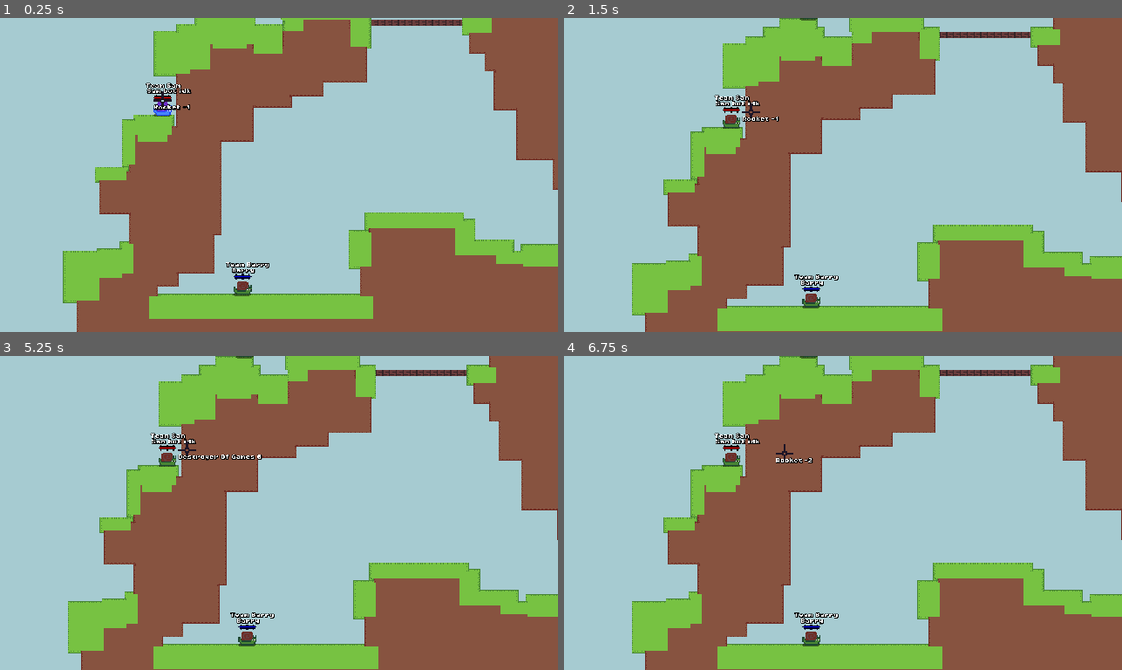
Above: before the commit, frames 1-4 (two rows, left to right).
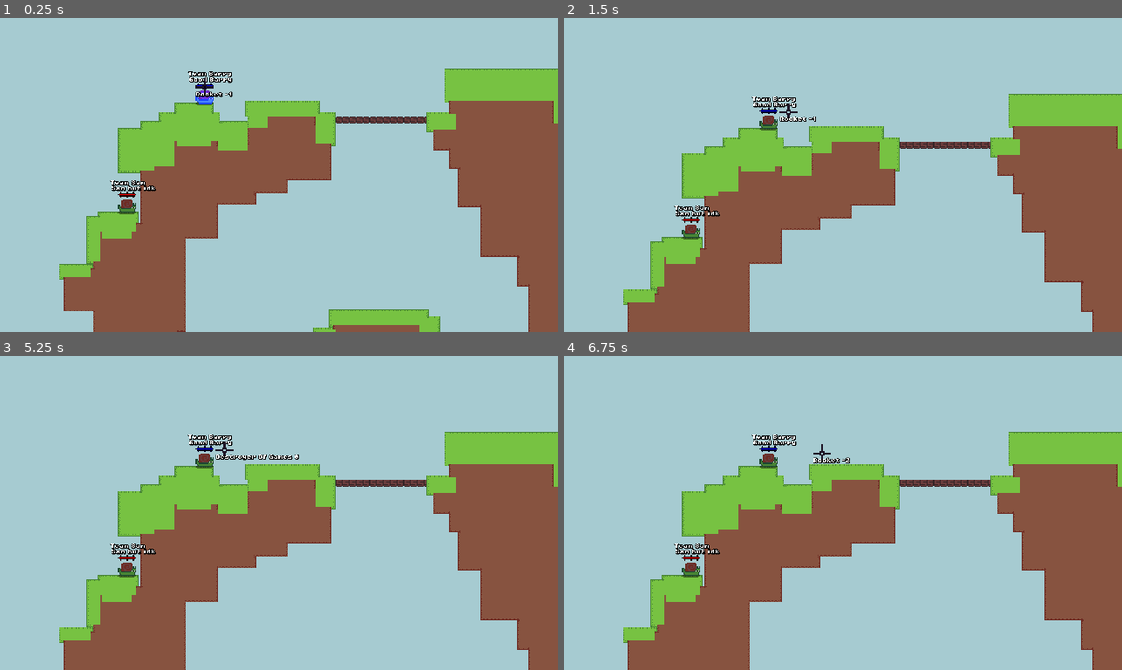
Above: after the commit, the same moments.

Repository: codingbanana21/Snail-Wars
Game: Godot game, scene res://scenes/game.tscn
The game is run twice, just before and just after one commit, with the same random seed, the same clock (stepped at 60 frames per second) and the same inputs.
Inputs (mouse positions are in pixels of both pictures, inside the frame that each line leads up to):
- Up to frame 1 (0.25 s): no input
- Up to frame 2 (1.5 s): tap Enter (skip) at 0.5 s; move the mouse to (870, 175) at 0.52 s; press the mouse at (870, 175) at 0.53 s; hold D (right) from 0.53 s (still down); tap W (jump) at 0.77 s; move the mouse to (815, 175) at 1.27 s; release the mouse at (815, 175) at 1.28 s; click (815, 175) at 1.35 s
- Up to frame 3 (5.25 s): tap W (jump) at 1.52, 3.02, 3.77, 4.52 s; tap Space at 2, 3.5, 5 s; move the mouse to (290, 506) at 2.02 s; release D (right) at 2.03 s; press the mouse at (290, 506) at 2.03 s; hold A (left) 2.03-2.78 s; tap Mouse wheel down (last_weapon) at 2.1, 5.1 s; tap Enter (skip) at 2.75, 4.25 s; move the mouse to (273, 519) at 2.77 s; release the mouse at (273, 519) at 2.78 s; hold D (right) 2.78-4.28 s; tap Mouse wheel up (next_weapon) at 2.85 s; click (273, 519) at 3.05 s; move the mouse to (323, 516) at 3.52 s; press the mouse at (323, 516) at 3.53 s; move the mouse to (234, 509) at 4.27 s; release the mouse at (234, 509) at 4.28 s; hold A (left) 4.28-5.03 s; click (234, 509) at 4.35 s; move the mouse to (284, 513) at 5.02 s; press the mouse at (284, 513) at 5.03 s; hold D (right) from 5.03 s (still down)
- Up to frame 4 (6.75 s): move the mouse to (820, 506) at 5.77 s; release D (right) at 5.78 s; release the mouse at (820, 506) at 5.78 s; hold A (left) from 5.78 s (still down); tap Mouse wheel up (next_weapon) at 5.85 s; tap W (jump) at 6.02 s; click (820, 506) at 6.05 s; move the mouse to (870, 513) at 6.52 s; press the mouse at (870, 513) at 6.53 s

The runs differ from the first frame. In frame 1, 49% of the frame differs, in the area x 10-100%, y 0-100%; in frame 2, 49%; in frame 3, 49%; in frame 4, 49%.

Commit message:
Working?

Diff:
--- a/scripts/Globals.gd
+++ b/scripts/Globals.gd
@@ -15,7 +15,7 @@
 
 func next_player():
 	if player_turn == 2:
-		team_turn %= 2
+		team_turn = (team_turn + 1) % 2
 		player_turn = 0
 	else:
 		player_turn += 1
--- a/scripts/player.gd
+++ b/scripts/player.gd
@@ -45,7 +45,7 @@
 	elif velocity.x > 0:
 		snail.flip_h = false
 
-	if Globals.player_turn != player_number:
+	if Globals.player_turn != player_number or team_number != Globals.team_turn:
 		snail.modulate = Color(1.0, 1.0, 1.0, 1.0)
 		return
 
@@ -89,7 +89,7 @@
 	if velocity.y > 64 and is_on_floor():
 		velocity.y *= -1
 
-	if Globals.player_turn == player_number and !Input.is_action_pressed("attack"):
+	if Globals.player_turn == player_number and team_number == Globals.team_turn and !Input.is_action_pressed("attack"):
 		if is_on_floor():
 			dir = Input.get_axis("left", "right")
 			velocity.x += dir * SPEED
@@ -130,7 +130,7 @@
 	if hp <= 0:
 		set_physics_process(false)
 		global_position.x = 100000
-	elif Globals.player_turn == player_number:
+	elif Globals.player_turn == player_number and team_number == Globals.team_turn:
 		Mouse.mouse_position = global_position
 
 
@@ -148,6 +148,6 @@
 
 		velocity.y *= -0.5
 
-		if Globals.player_turn == player_number:
+		if Globals.player_turn == player_number and team_number == Globals.team_turn:
 			next_player_timer.stop()
 			Globals.next_player()
